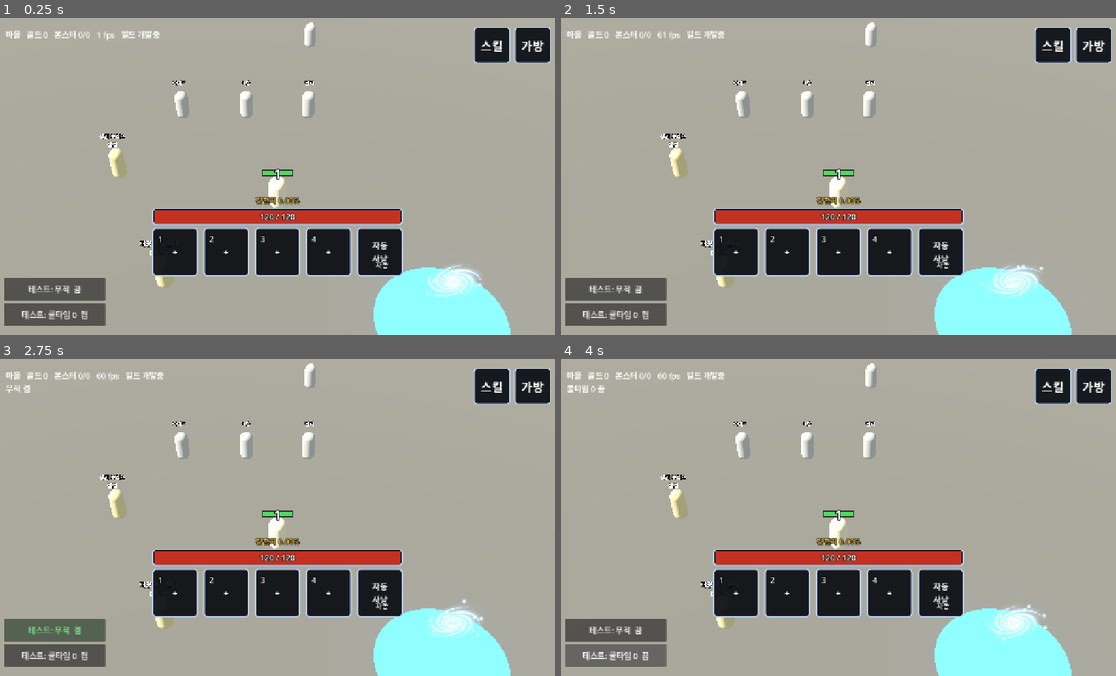
Above: before the commit, frames 1-4 (two rows, left to right).
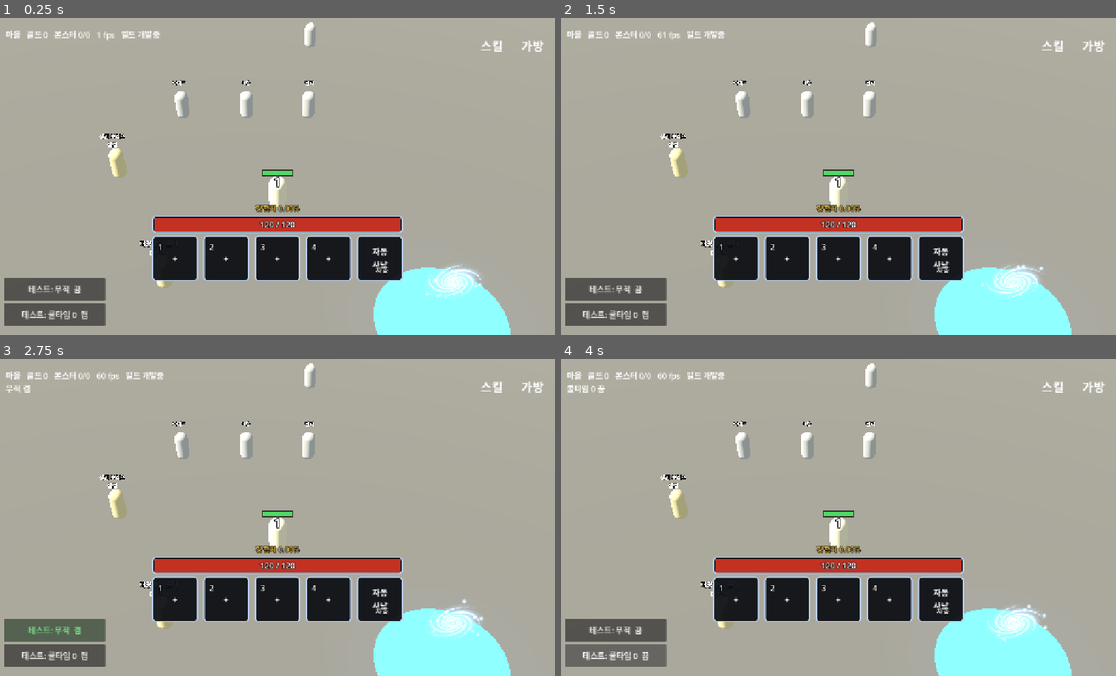
Above: after the commit, the same moments.

Repository: gogoalswo/MMORPG
Game: Godot game, scene res://main.tscn
Two runs of this game, one before a commit and one after it. Both use one fixed random seed, a clock stepped at 60 frames per second and the inputs below.
Inputs (mouse positions are in pixels of both pictures, inside the frame that each line leads up to):
- Up to frame 1 (0.25 s): no input
- Up to frame 2 (1.5 s): click (738, 252) at 0.52 s; click "닫기" at 1.25 s
- Up to frame 3 (2.75 s): click "테스트: 무적 끔" at 2 s
- Up to frame 4 (4 s): click "테스트: 무적 켬" at 2.75 s; click "테스트: 쿨타임 0 켬" at 3.5 s

The runs differ from the first frame. In frame 1, 6.2% of the frame differs, in the area x 27-100%, y 2-83%; in frame 2, 6.2%; in frame 3, 6.2%; in frame 4, 6.2%.

Commit message:
HUD 테두리를 얇은 금선으로 줄이고 메뉴 테를 걷어낸다
받은 그림을 다시 뜯어보고 아트를 고쳤다. 칸·막대·배지는 머리카락처럼
얇은 금선 하나이고, 오른쪽 위 메뉴는 테두리 없이 선화 아이콘만 남는다.

- 자동사냥 아이콘을 **검 두 자루가 X자**로 바꾸고, 도는 고리를 얇은 선으로
- 메뉴 단추는 StyleBoxEmpty — 아이콘을 거의 꽉 채운다
- 칸 테두리 두께를 조각마다 나눈다 (창 26 · 퀵슬롯 10 · 막대 7)
- 막대 홈·배지·칸은 안쪽을 뚫지 않고 어두운 채로 받는다 (뚫으면 땅이 비친다).
  대신 배경은 한 겹만 걷는다 — 두 겹째가 그 어두운 안쪽을 먹는다
- 아이콘 프롬프트에 "원판 위에 앉히지 말 것"을 넣었다. 안 넣으면 크림색
  원판이 딸려 나온다

Co-Authored-By: Claude Opus 5 <noreply@anthropic.com>
Claude-Session: https://claude.ai/code/session_01UWpuf7GaJDnraUdk3e1vXQ

Diff:
--- a/godot/game/game.gd
+++ b/godot/game/game.gd
@@ -30,18 +30,22 @@
 ## 위아래 조각이 겹쳐 홈이 안 보였다 (2026-09-20, 찍어서 봤다)
 const LEVEL_BADGE := 86
 const HP_BAR_H := 40
-## 막대 테두리 그림에서 테가 차지하는 두께 (9조각 여백)
-const BAR_FRAME_MARGIN := 12
+## 막대 테두리 그림에서 테가 차지하는 두께 (9조각 여백). 얇은 선이라 작게 준다
+const BAR_FRAME_MARGIN := 7
 ## 막대 테두리 안쪽 여백 — 채움이 테를 덮으면 홈이 아니라 판으로 보인다
 const BAR_PAD := 5
-## 오른쪽 위 메뉴 단추 (스킬·가방). 엄지로 누르니 퀵슬롯과 비슷한 크기다
+## 오른쪽 위 메뉴 단추 (스킬·가방). 엄지로 누르니 퀵슬롯과 비슷한 크기다.
+## **테두리가 없다** — 받은 그림이 그렇다 (2026-09-20). 그래서 아이콘을 거의 꽉 채운다
 const MENU_BTN := 84
-const MENU_INSET := 13
+const MENU_INSET := 4
+## 퀵슬롯 칸 테두리가 차지하는 두께. 받은 그림의 칸은 **머리카락처럼 얇은 선**이라
+## 26 으로 그리면 테가 칸을 먹는다 (2026-09-20 지적). 창 칸은 26 그대로다
+const QUICK_MARGIN := 10
 ## 자동사냥 고리가 한 바퀴 도는 속도(라디안/초)
 const SPIN_SPEED := 1.6
-## 자동사냥 칸의 아이콘만 더 물린다. 퀵슬롯과 같은 11 로 두면 **고리가 아이콘 위를
-## 덮어** 검도 과녁도 안 보였다 (2026-09-19, 찍어서 봤다)
-const AUTO_INSET := 27
+## 자동사냥 칸의 아이콘만 더 물린다. 퀵슬롯과 같은 11 로 두면 고리가 아이콘 위를
+## 덮어 검이 안 보였다 (2026-09-19). 고리가 얇아진 뒤로는 덜 물려도 된다 (2026-09-20)
+const AUTO_INSET := 18
 const ICON_DIR := "res://assets/icons/"
 ## 가방 탭. 0 은 전체, 나머지는 `_tab_keeps` 가 슬롯으로 가른다
 const BAG_TABS := ["전체", "무기", "방어구", "장신구", "재료"]
@@ -380,9 +384,7 @@
 	var fill := _icon("ui_bar_fill")
 	bar.texture_progress = fill if fill != null else _white(16)
 	bar.tint_progress = tint
-	# 빈 쪽은 **어두운 바닥**이 깔린다 — 홈 안쪽을 뚫어 두어서 그대로 두면 땅이 비친다
-	bar.texture_under = bar.texture_progress
-	bar.tint_under = Color(0.06, 0.04, 0.03, 0.88)
+	# 빈 쪽 바닥은 **홈 그림 안에 있다** — 조각을 뚫지 않고 어두운 안쪽째로 받는다
 	bar.step = 0.0
 	bar.mouse_filter = Control.MOUSE_FILTER_IGNORE
 	frame.add_child(bar)
@@ -400,12 +402,13 @@
 	return {"frame": frame, "bar": bar, "text": text}
 
 
-## 오른쪽 위 메뉴 단추 하나 — `ui_button` 테두리에 심볼을 얹고 누르는 자리를 덮는다.
+## 오른쪽 위 메뉴 단추 하나 — **테두리 없이 심볼만** 얹고 누르는 자리를 덮는다
+## (2026-09-20 지적: 받은 그림의 메뉴는 테가 없는 선화 아이콘이다).
 ## 심볼이 없으면 글자가 대신 나온다
 func _icon_button(icon_name: String, text: String, on_press: Callable) -> PanelContainer:
 	var cell := PanelContainer.new()
 	cell.custom_minimum_size = Vector2(MENU_BTN, MENU_BTN)
-	cell.add_theme_stylebox_override("panel", _frame_box("ui_menu_btn", 26, 0))
+	cell.add_theme_stylebox_override("panel", StyleBoxEmpty.new())
 
 	var inset := MarginContainer.new()
 	inset.mouse_filter = Control.MOUSE_FILTER_IGNORE
@@ -441,15 +444,16 @@
 ## 고리 그림이 없을 때 대신 도는 화살표 둘. 칸 둘레를 따라 반원씩 긋고
 ## 끝에 삼각 머리를 단다 — 돌리는 것은 부모(`_auto_spin`)가 한다
 class SpinRing extends Control:
-	const ARC := PI * 0.72
+	const ARC := PI * 0.82
 
 	func _draw() -> void:
 		var mid := size / 2.0
-		var radius := minf(size.x, size.y) / 2.0 - 3.0
-		var color := Color(0.45, 0.92, 1.0, 0.95)
+		var radius := minf(size.x, size.y) / 2.0 - 2.0
+		# 받은 그림처럼 **얇은 선**이다 (2026-09-20 지적)
+		var color := Color(0.96, 0.89, 0.66, 0.95)
 		for half in 2:
 			var from := half * PI + 0.1
-			draw_arc(mid, radius, from, from + ARC, 24, color, 4.0, true)
+			draw_arc(mid, radius, from, from + ARC, 28, color, 2.0, true)
 			var tip := from + ARC
 			var head := mid + Vector2(cos(tip), sin(tip)) * radius
 			var side := Vector2(-sin(tip), cos(tip))
@@ -457,9 +461,9 @@
 			draw_colored_polygon(
 				PackedVector2Array(
 					[
-						head + side * 9.0,
-						head + back * 7.0 + side * 1.0,
-						head + back * 1.0 - side * 7.0,
+						head + side * 5.0,
+						head + back * 4.0 + side * 0.5,
+						head + back * 0.5 - side * 4.0,
 					]
 				),
 				color
@@ -999,7 +1003,7 @@
 	column.add_child(dock)
 	_bar_buttons.clear()
 	for slot in int(GameData.combat().get("skillBarSize", 4)):
-		var cell := _make_skill_cell(QUICK_CELL, "ui_quick_slot", _on_bar_pressed.bind(slot))
+		var cell := _make_skill_cell(QUICK_CELL, "ui_quick_slot", _on_bar_pressed.bind(slot), QUICK_MARGIN)
 		cell.find_child("key", true, false).text = str(slot + 1)
 		dock.add_child(cell)
 		_bar_buttons.append(cell)
@@ -1007,7 +1011,7 @@
 
 	# 자동사냥도 같은 칸이다 — 엄지가 퀵슬롯과 같은 높이에서 닿는다 (2026-09-19 요청).
 	# 켜지면 칸 위에서 화살표 고리가 돈다
-	_auto_cell = _make_skill_cell(QUICK_CELL, "ui_quick_slot", _toggle_auto)
+	_auto_cell = _make_skill_cell(QUICK_CELL, "ui_quick_slot", _toggle_auto, QUICK_MARGIN)
 	var auto_icon: TextureRect = _auto_cell.find_child("icon", true, false)
 	auto_icon.texture = _icon("ui_icon_auto")
 	if auto_icon.texture == null:
@@ -1069,11 +1073,11 @@
 ##
 ## 테두리 안쪽 여백을 0 으로 두고 아이콘만 `MarginContainer` 로 물린다 — 고른 칸
 ## 테두리가 칸 테두리 위에 정확히 겹쳐야 해서다
-func _make_skill_cell(size: int, frame: String, on_press: Callable) -> PanelContainer:
+func _make_skill_cell(size: int, frame: String, on_press: Callable, margin: int = 26) -> PanelContainer:
 	var cell := PanelContainer.new()
 	cell.custom_minimum_size = Vector2(size, size)
 	cell.size_flags_horizontal = Control.SIZE_SHRINK_CENTER
-	cell.add_theme_stylebox_override("panel", _frame_box(frame, 26, 0))
+	cell.add_theme_stylebox_override("panel", _frame_box(frame, margin, 0))
 
 	var inset := MarginContainer.new()
 	inset.mouse_filter = Control.MOUSE_FILTER_IGNORE
Not shown, changed: docs/features/README.md
Not shown, changed: docs/features/hud.md
Not shown, changed: public/assets/icons/ui_auto_spin.png
Not shown, changed: public/assets/icons/ui_bar_frame.png
Not shown, changed: public/assets/icons/ui_icon_auto.png
Not shown, changed: public/assets/icons/ui_icon_bag.png
Not shown, changed: public/assets/icons/ui_icon_skill.png
Not shown, changed: public/assets/icons/ui_level_badge.png
Not shown, changed: public/assets/icons/ui_menu_btn.png
Not shown, changed: public/assets/icons/ui_quick_slot.png
Not shown, changed: scripts/build-item-icons.mjs
Not shown, changed: scripts/fetch-assets.sh
(and 1 more such lines)
